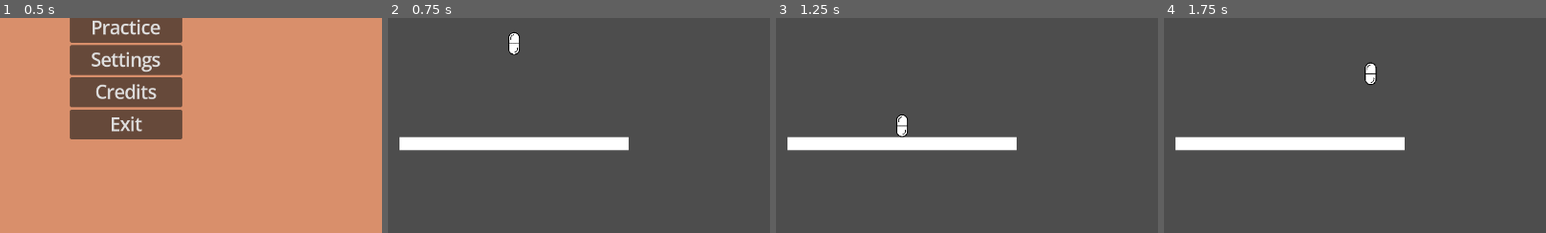
Above: before the commit, frames 1-4 (left to right).
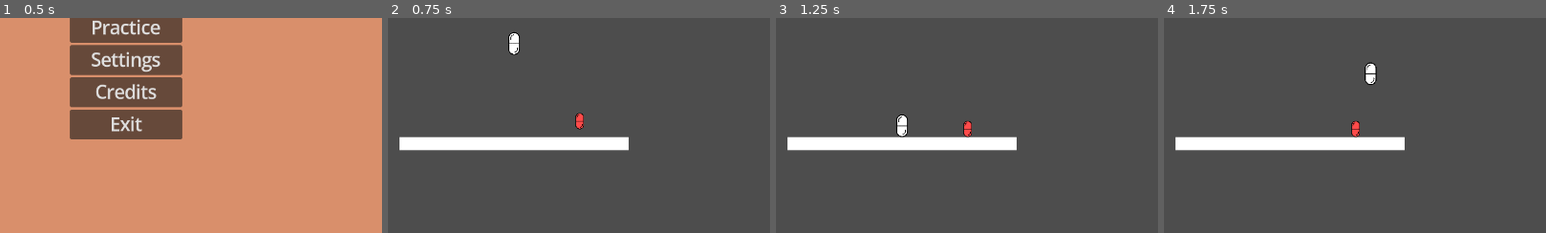
Above: after the commit, the same moments.

Repository: Rivmo/Super-Smash-Guys
Game: Godot game, scene res://scenes/main_menu_screen.tscn
Two runs of this game, one before a commit and one after it. Both use one fixed random seed, a clock stepped at 60 frames per second and the inputs below.
Inputs (mouse positions are % of the whole screen's width and height, from its top left):
- Up to frame 1 (0.5 s): no input
- Up to frame 2 (0.75 s): click "Practice" at 0.5 s
- Up to frame 3 (1.25 s): no input
- Up to frame 4 (1.75 s): tap Enter at 1.25 s; move the mouse to (72, 45) at 1.27 s; hold Right (Right) from 1.28 s (still down); tap O (Attack) at 1.35 s; click (72, 45) at 1.42 s; tap Up (Jump) at 1.52 s
The pictures show only the part of the screen within x 34-84%, y 40-90%; the shares and areas given below are measured in that part.

Frame 1 is identical in both runs. In frame 2, 0.2% of the frame differs, in the area x 49-52%, y 44-52%; in frame 3, 0.2%, in the area x 49-52%, y 48-56%; in frame 4, 0.2%.

Commit message:
Added Dummy (unfunctional)
added dummy sprite  and collision, next implement the kb

Diff:
--- /dev/null
+++ b/scenes/Dummy.tscn
@@ -0,0 +1,19 @@
+[gd_scene format=3 uid="uid://cff2uoaxsga1o"]
+
+[ext_resource type="Texture2D" uid="uid://c5j48tkuyi5y7" path="res://images/capsule.png" id="1_0j1vb"]
+[ext_resource type="Script" uid="uid://cktjmgk2w6221" path="res://scenes/dummy.gd" id="1_2hh5m"]
+
+[sub_resource type="CapsuleShape2D" id="CapsuleShape2D_2hh5m"]
+radius = 7.0
+height = 28.0
+
+[node name="Dummy" type="RigidBody2D" unique_id=1693198927]
+script = ExtResource("1_2hh5m")
+
+[node name="Sprite2D" type="Sprite2D" parent="." unique_id=2144059555]
+modulate = Color(1, 0.2931776, 0.29142642, 1)
+scale = Vector2(0.1, 0.1)
+texture = ExtResource("1_0j1vb")
+
+[node name="CollisionShape2D" type="CollisionShape2D" parent="." unique_id=444496420]
+shape = SubResource("CapsuleShape2D_2hh5m")
--- /dev/null
+++ b/scenes/dummy.gd
@@ -0,0 +1,11 @@
+extends RigidBody2D
+
+
+# Called when the node enters the scene tree for the first time.
+func _ready() -> void:
+	pass # Replace with function body.
+
+
+# Called every frame. 'delta' is the elapsed time since the previous frame.
+func _process(delta: float) -> void:
+	pass
--- a/scenes/placeholder_arena.tscn
+++ b/scenes/placeholder_arena.tscn
@@ -2,6 +2,7 @@
 
 [ext_resource type="Script" uid="uid://c74aoimcssv2o" path="res://scripts/placeholder_arena.gd" id="1_b24y5"]
 [ext_resource type="PackedScene" uid="uid://b0x3345qebl54" path="res://scenes/player_character.tscn" id="1_hunim"]
+[ext_resource type="PackedScene" uid="uid://cff2uoaxsga1o" path="res://scenes/Dummy.tscn" id="3_kadwe"]
 
 [sub_resource type="QuadMesh" id="QuadMesh_hunim"]
 
@@ -25,4 +26,7 @@
 shape = SubResource("RectangleShape2D_hunim")
 debug_color = Color(0, 0.6, 0.69803923, 0.41568628)
 
+[node name="Node2D" parent="." unique_id=1693198927 instance=ExtResource("3_kadwe")]
+position = Vector2(750, 450)
+
 [connection signal="Attack" from="CharacterBody2D2" to="." method="_on_character_attack"]
--- a/scripts/attack_default.gd
+++ b/scripts/attack_default.gd
@@ -15,8 +15,9 @@
 func _process(delta: float) -> void:
 	if time < move_time :
 		position.x += Movement_speed_time * delta
-		print(Movement_speed_time)
+
 		Movement_speed_time -= 2*Movement_speed/(move_time)
 		time += 1
+
 	else:
 		self.free()
Not shown, added: scenes/dummy.gd.uid
